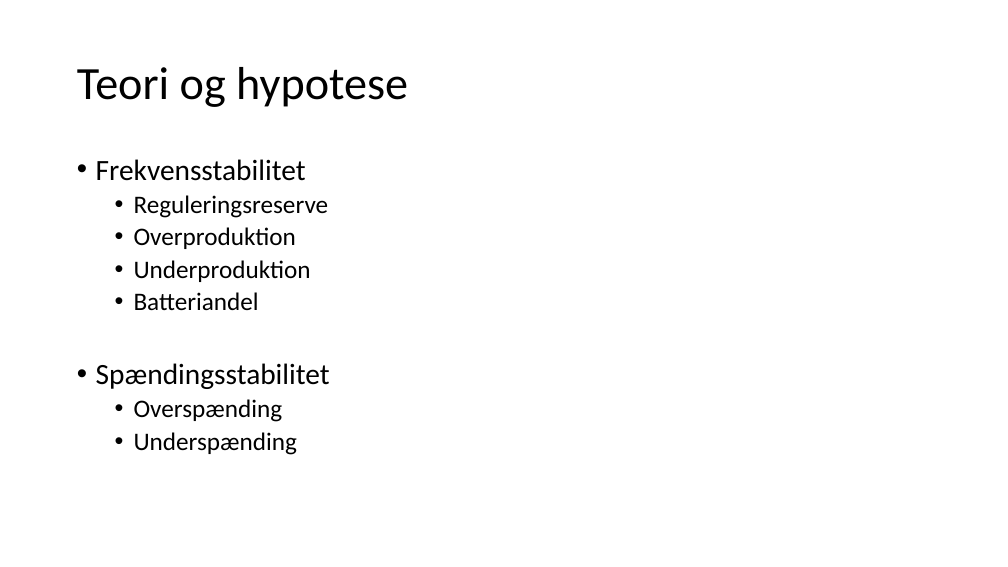
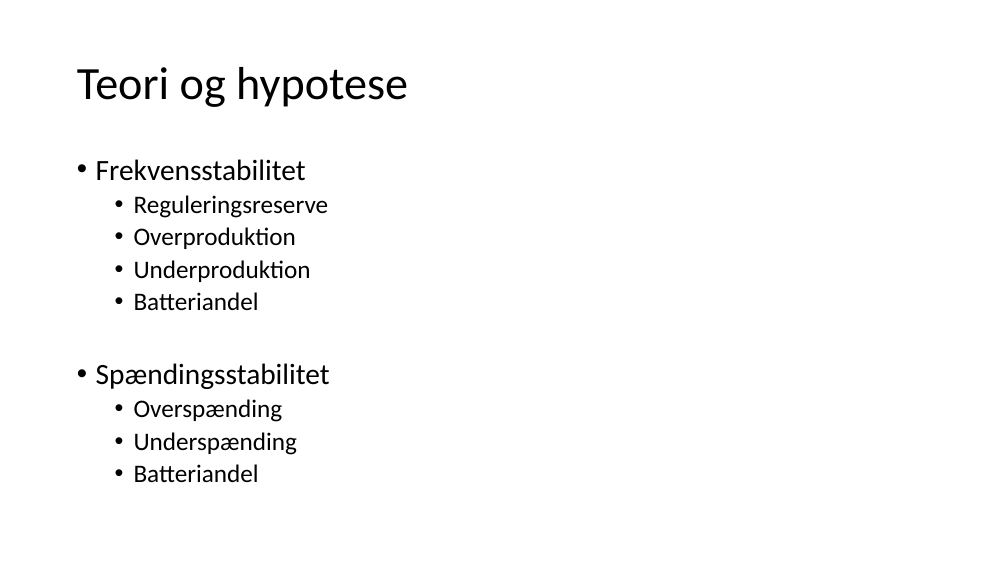
Before and after one commit to LauridsGJ/Energy-System-Stability, a slide deck: slide 3 of Præsentation.pptx. Drawn at 1008x567 pixels with LibreOffice and Linux fonts; fonts in the diff are those of the drawing. Boxes give left, top, right and bottom in pixels: in the first picture for what was removed or moved away, otherwise in the second. Text is boxed around its words. In the diff, an @@ line names an element or a change of style, - is before the commit and + after.

Commit message:
noter

```diff
--- a/Præsentation.pptx
+++ b/Præsentation.pptx
@@ text at (134, 464, 259, 483): paragraph added @@
+  • Batteriandel
```
